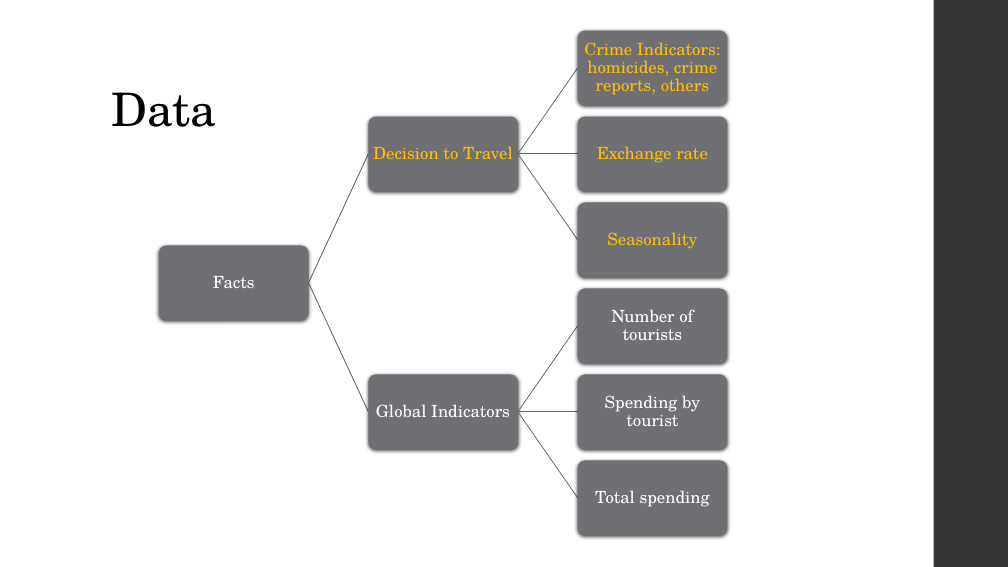
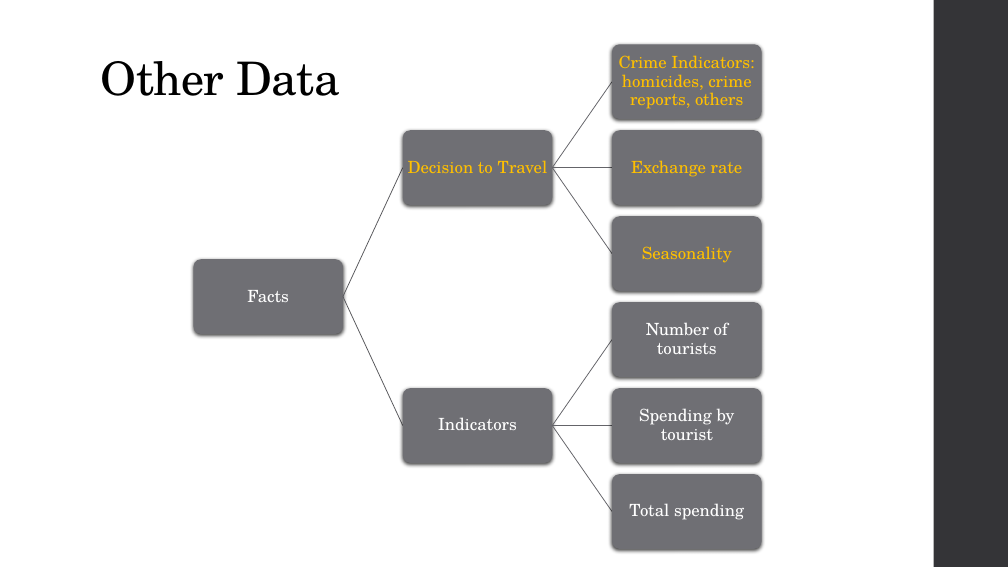
Before and after one commit to rodrigovaldes/MACS30200proj, a slide deck: slide 6 of Proposal/slides_rvaldes.pptx. Drawn at 1008x567 pixels with LibreOffice and Linux fonts; fonts in the diff are those of the drawing. Boxes give left, top, right and bottom in pixels: in the first picture for what was removed or moved away, otherwise in the second. Text is boxed around its words. In the diff, an @@ line names an element or a change of style, - is before the commit and + after.

```diff
--- a/Proposal/slides_rvaldes.pptx
+++ b/Proposal/slides_rvaldes.pptx
@@ 9 rounded rectangles, 8 texts, 8 freeform shapes: place and size @@
-9 rounded rectangles, 8 texts, 8 freeform shapes at box(159, 30, 727, 535)
+9 rounded rectangles, 8 texts, 8 freeform shapes at box(194, 45, 762, 549)
@@ title at box(101, 61, 340, 96): text changed @@
-Data
+Other Data
@@ text at box(438, 417, 517, 430): text changed @@
-Global Indicators
+Indicators
```
Also in this commit, not shown: 3 other slides changed, 1 other file.
